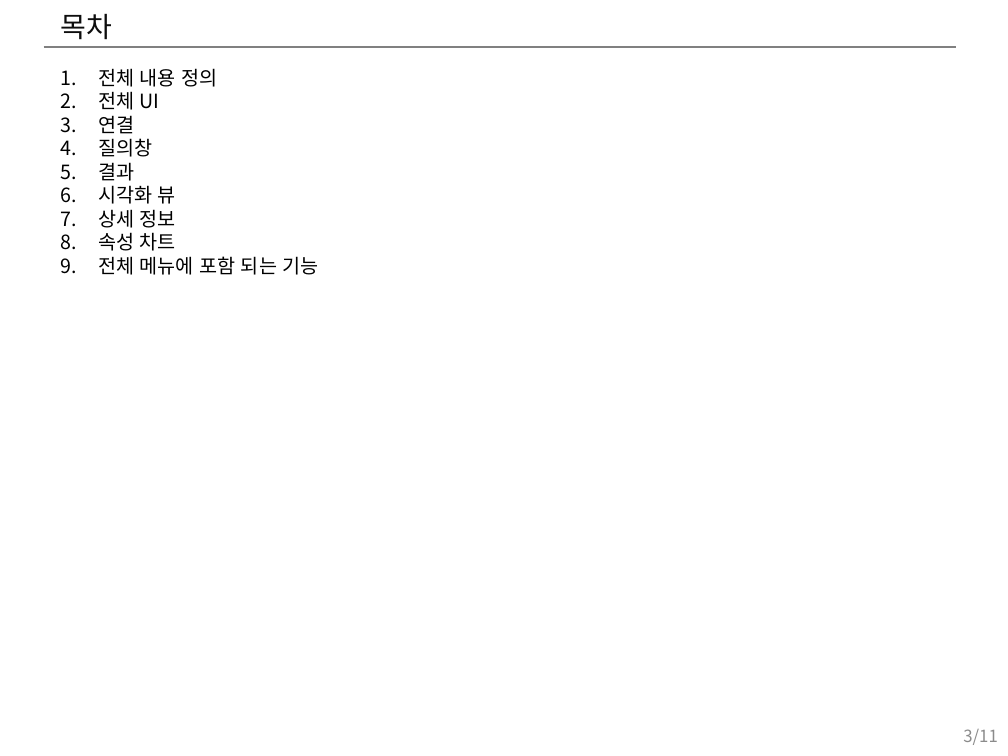
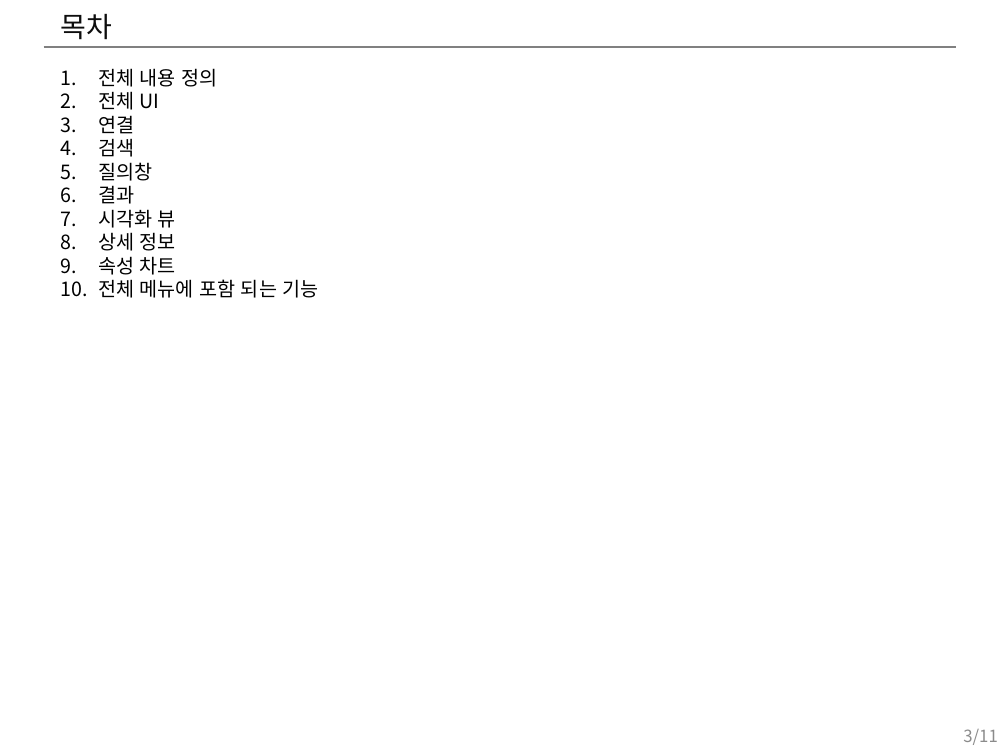
Before and after one commit to hwany7seo/gdbms_document, a slide deck: slide 3 of mockup/시각화도구_UI_UX_기획서.pptx. Drawn at 1008x756 pixels with LibreOffice and Linux fonts; fonts in the diff are those of the drawing. Boxes give left, top, right and bottom in pixels: in the first picture for what was removed or moved away, otherwise in the second. Text is boxed around its words. In the diff, an @@ line names an element or a change of style, - is before the commit and + after.

```diff
--- a/mockup/시각화도구_UI_UX_기획서.pptx
+++ b/mockup/시각화도구_UI_UX_기획서.pptx
@@ text at bbox=[98, 138, 134, 157]: paragraph added @@
+4. 검색
```
Also in this commit, not shown: 2 other slides changed, 9 slides added, 6 other files.
